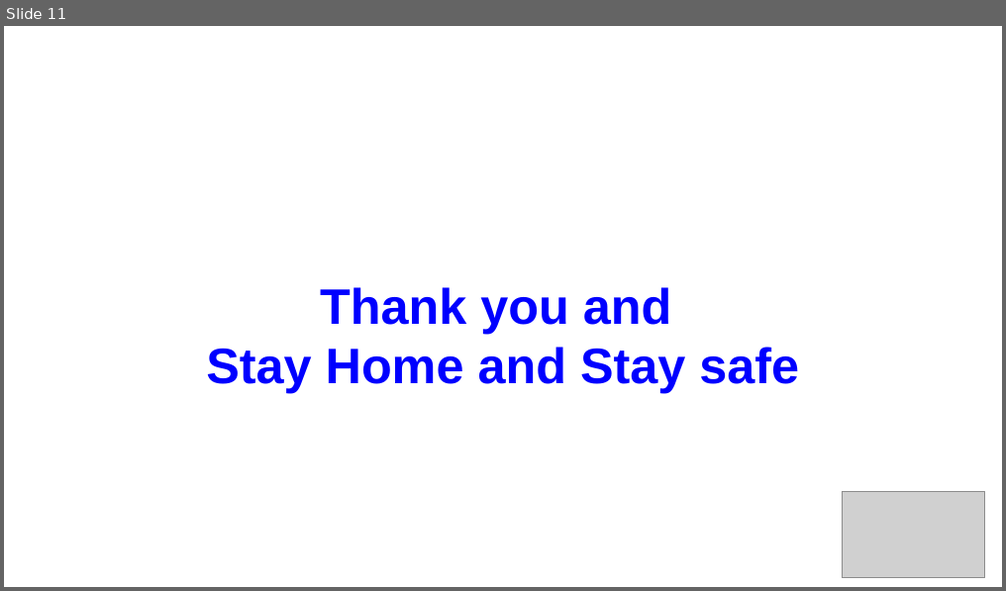
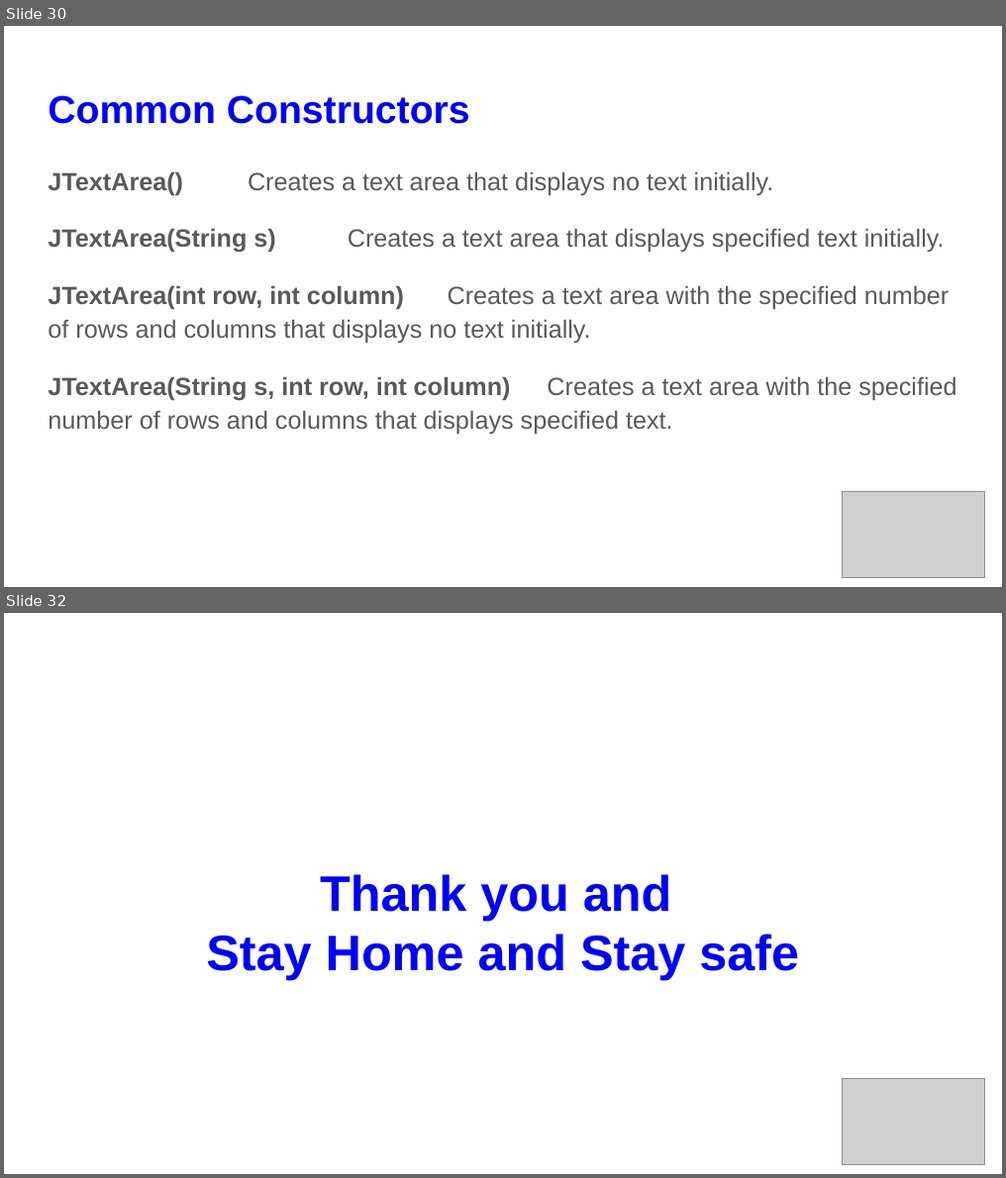
Before and after one commit to saifnalband/JAVA_OOPS, a slide deck: slides/Lec-35.pptx. Shown one above the other, each under a label of ours: slide 11 before the commit, slides 30 and 32 after it; the slides between them are not shown. The pictures are 1006x591 and 1006x1178 pixels, drawn with LibreOffice and Linux fonts; fonts in the diff are those of the drawing; grey boxes stand for pictures. Boxes give left, top, right and bottom in pixels: in the first picture for what was removed or moved away, otherwise in the second. Text is boxed around its words. In the diff, an @@ line names an element or a change of style, - is before the commit and + after.

```diff
--- a/slides/Lec-35.pptx
+++ b/slides/Lec-35.pptx
@@ slide 30 added at <box>4,26,1002,587</box>, background #FFFFFF @@
@@ title added at <box>48,95,470,124</box>, 28 pt, text #0000FF, bold @@
+Common Constructors
@@ text added at <box>48,172,956,434</box>, 18 pt, text #595959 @@
+JTextArea() Creates a text area that displays no text initially.
+JTextArea(String s) Creates a text area that displays specified text initially.
+JTextArea(int row, int column) Creates a text area with the specified number of rows and columns that displays no text initially.
+JTextArea(String s, int row, int column) Creates a text area with the specified number of rows and columns that displays specified text.
@@ picture added at <box>843,492,985,578</box> @@
@@ what was slide 11 is now slide 32 @@
```
Also in this commit, not shown: 5 slides changed, 23 other slides added, 3 slides removed, 3 other files.
